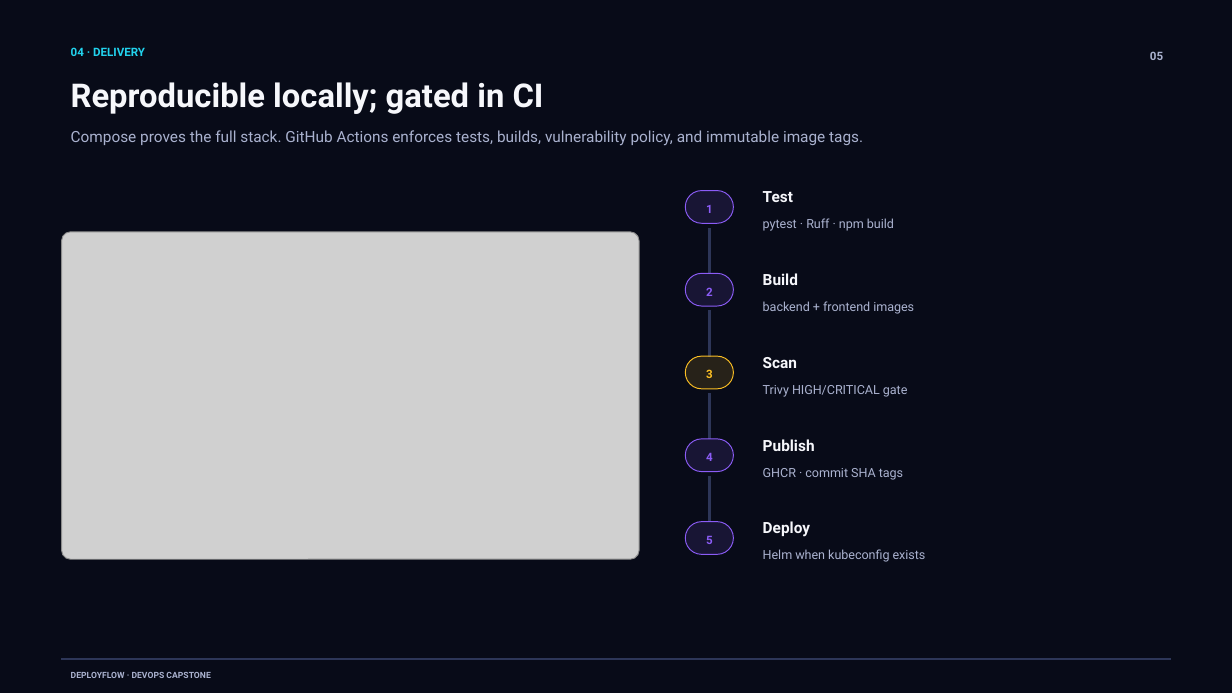
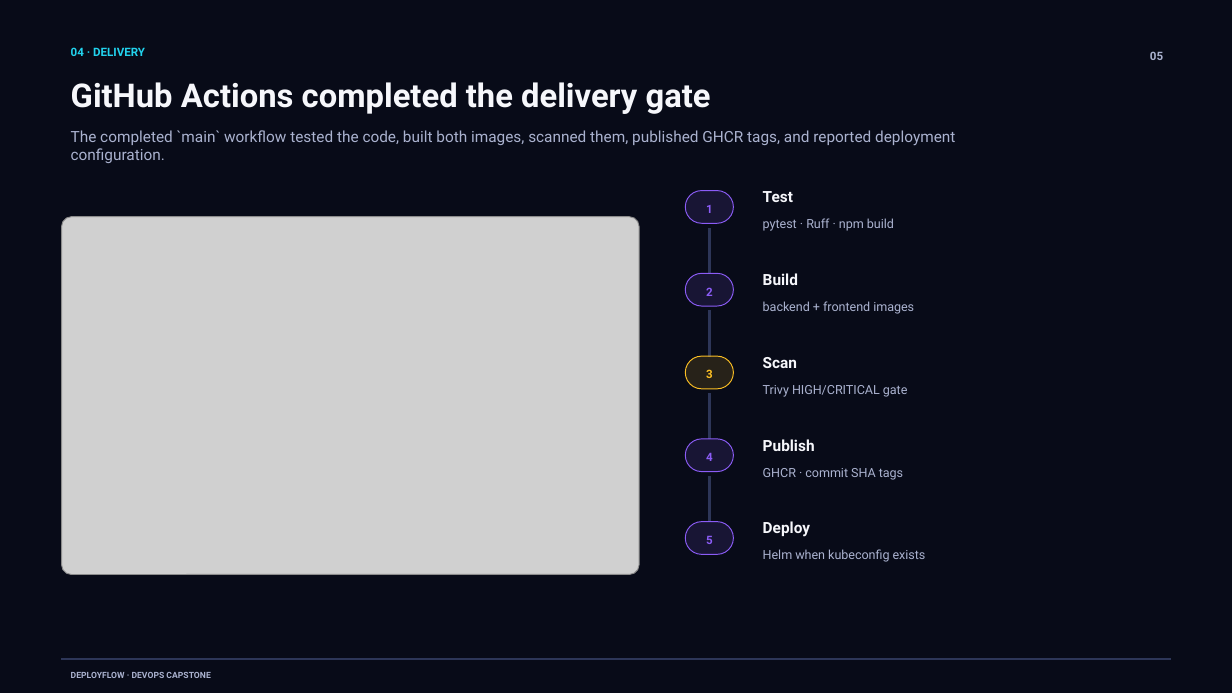
Before and after one commit to Shrivalkumar/Devops-Final-Project, a slide deck: slide 5 of deliverables/DeployFlow-DevOps-Capstone.pptx. Drawn at 1232x693 pixels with LibreOffice and Linux fonts; fonts in the diff are those of the drawing; grey boxes stand for pictures. Boxes give left, top, right and bottom in pixels: in the first picture for what was removed or moved away, otherwise in the second. Text is boxed around its words. In the diff, an @@ line names an element or a change of style, - is before the commit and + after.

Commit message:
evidence: capture GitHub Actions and GHCR delivery proof

```diff
--- a/deliverables/DeployFlow-DevOps-Capstone.pptx
+++ b/deliverables/DeployFlow-DevOps-Capstone.pptx
@@ text at (x1=71, y1=82, x2=711, y2=114): text changed @@
-Reproducible locally; gated in CI
+GitHub Actions completed the delivery gate
@@ text at (x1=71, y1=130, x2=955, y2=163): text changed @@
-Compose proves the full stack. GitHub Actions enforces tests, builds, vulnerability policy, and immutable image tags.
+The completed `main` workflow tested the code, built both images, scanned them, published GHCR tags, and reported deployment configuration.
@@ picture resized from (x1=62, y1=232, x2=640, y2=559) to (x1=62, y1=217, x2=640, y2=575) @@
```
Also in this commit, not shown: 1 other slide changed, 9 other files.
